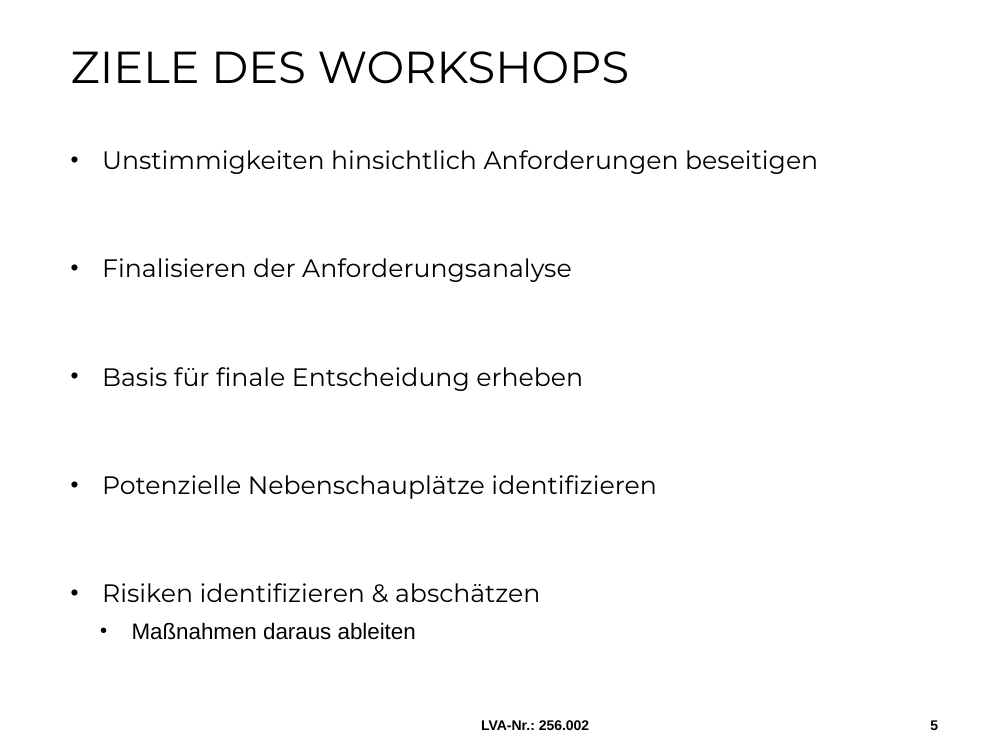
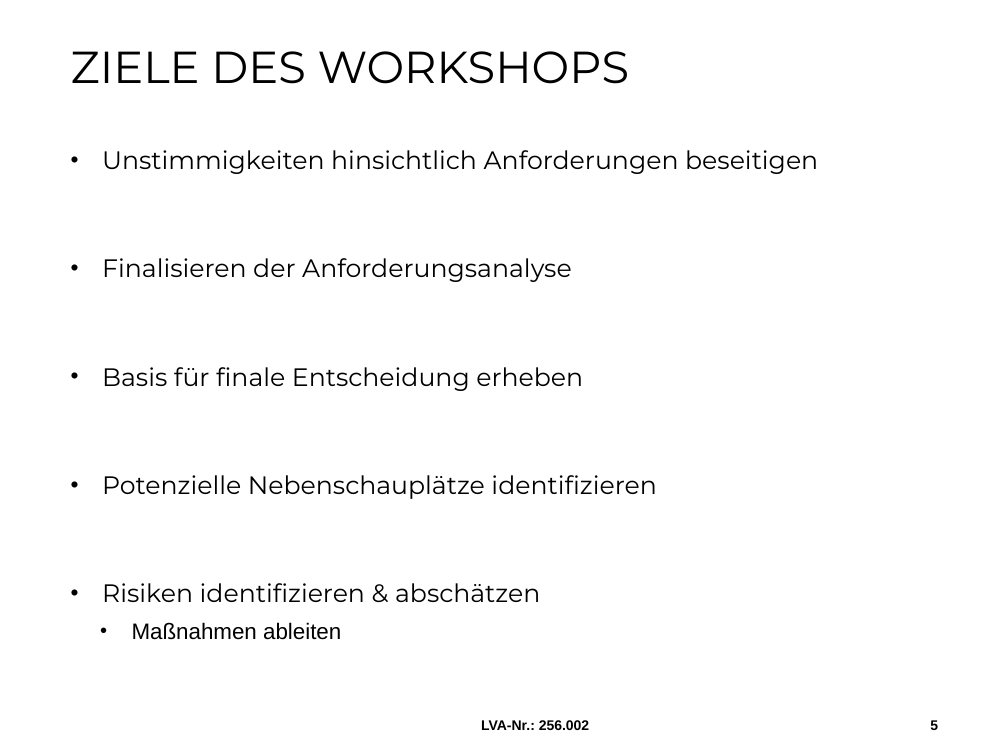
Before and after one commit to MilosTomic123/IT_Projekt_SS19, a slide deck: slide 5 of Arbeitsdokumente/190522_Workshop.pptx. Drawn at 1008x756 pixels with LibreOffice and Linux fonts; fonts in the diff are those of the drawing; background and template pictures are left out. Boxes give left, top, right and bottom in pixels: in the first picture for what was removed or moved away, otherwise in the second. Text is boxed around its words. In the diff, an @@ line names an element or a change of style, - is before the commit and + after.

```diff
--- a/Arbeitsdokumente/190522_Workshop.pptx
+++ b/Arbeitsdokumente/190522_Workshop.pptx
@@ text at (132, 622, 341, 640): text changed @@
-  • Maßnahmen daraus ableiten
+  • Maßnahmen ableiten
```
Also in this commit, not shown: 6 other slides changed, 1 slide removed.
